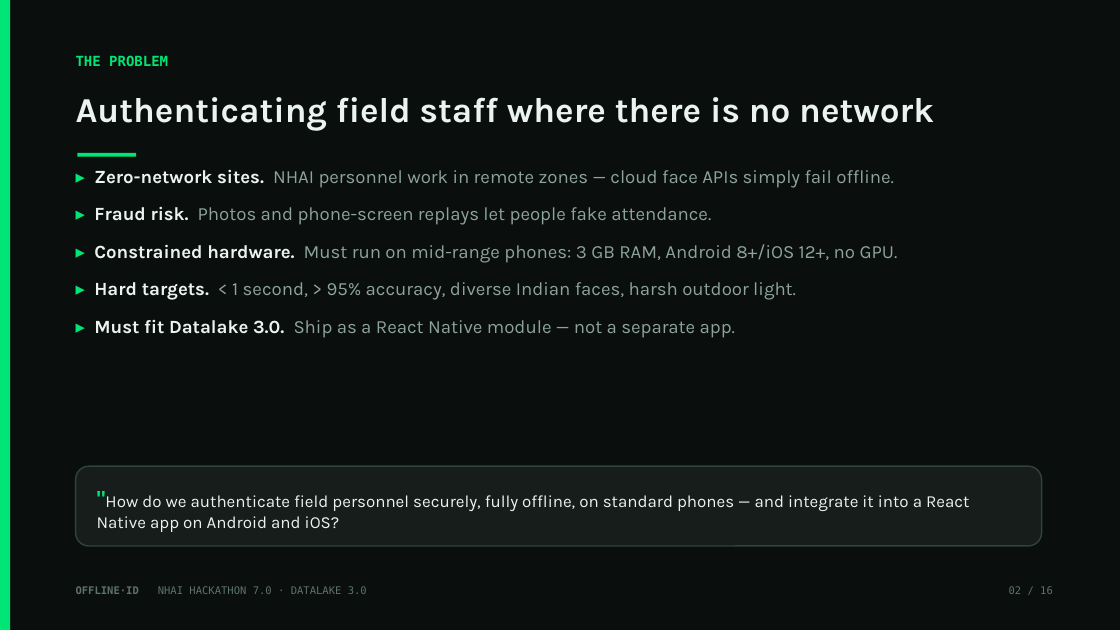
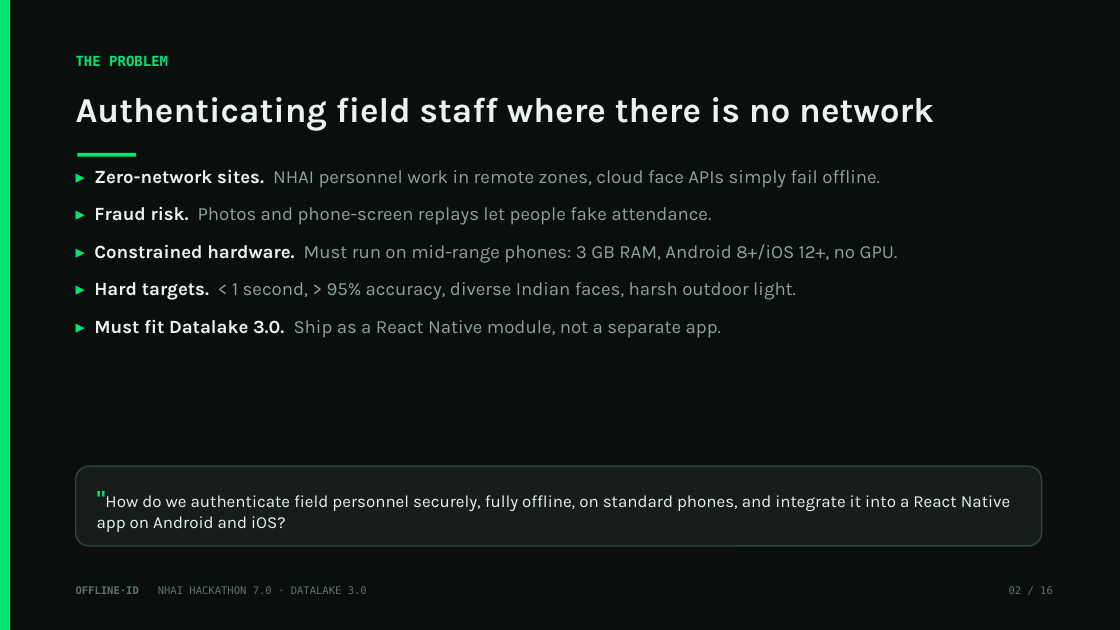
Before and after one commit to moneytosms/offlineid, a slide deck: slide 2 of submission/OfflineID_Hackathon7.pptx. Drawn at 1120x630 pixels with LibreOffice and Linux fonts; fonts in the diff are those of the drawing. Boxes give left, top, right and bottom in pixels: in the first picture for what was removed or moved away, otherwise in the second. Text is boxed around its words. In the diff, an @@ line names an element or a change of style, - is before the commit and + after.

```diff
--- a/submission/OfflineID_Hackathon7.pptx
+++ b/submission/OfflineID_Hackathon7.pptx
@@ text at (94,170,880,188): text changed @@
-▸ Zero-network sites. NHAI personnel work in remote zones — cloud face APIs simply fail offline.
+▸ Zero-network sites. NHAI personnel work in remote zones, cloud face APIs simply fail offline.
@@ text at (94,320,721,338): text changed @@
-▸ Must fit Datalake 3.0. Ship as a React Native module — not a separate app.
+▸ Must fit Datalake 3.0. Ship as a React Native module, not a separate app.
@@ text at (97,495,1010,532): text changed @@
-"How do we authenticate field personnel securely, fully offline, on standard phones — and integrate it into a React Native app on Android and iOS?
+"How do we authenticate field personnel securely, fully offline, on standard phones, and integrate it into a React Native app on Android and iOS?
```
Also in this commit, not shown: 11 other slides changed, 9 other files.
